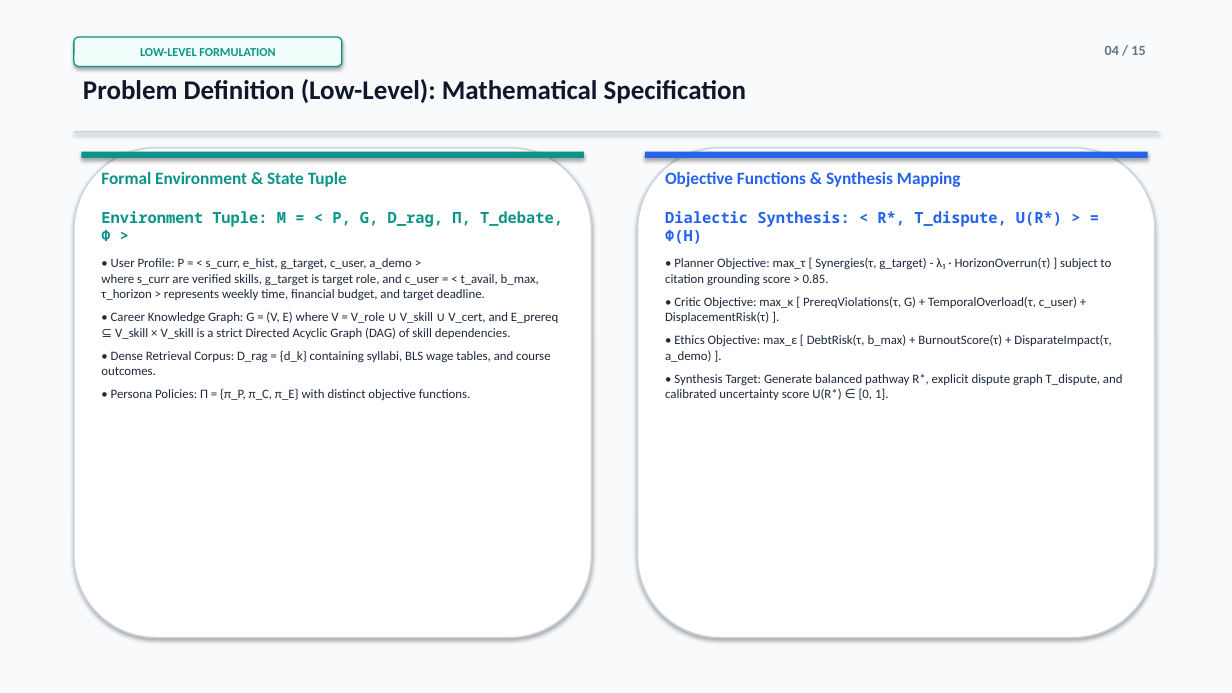
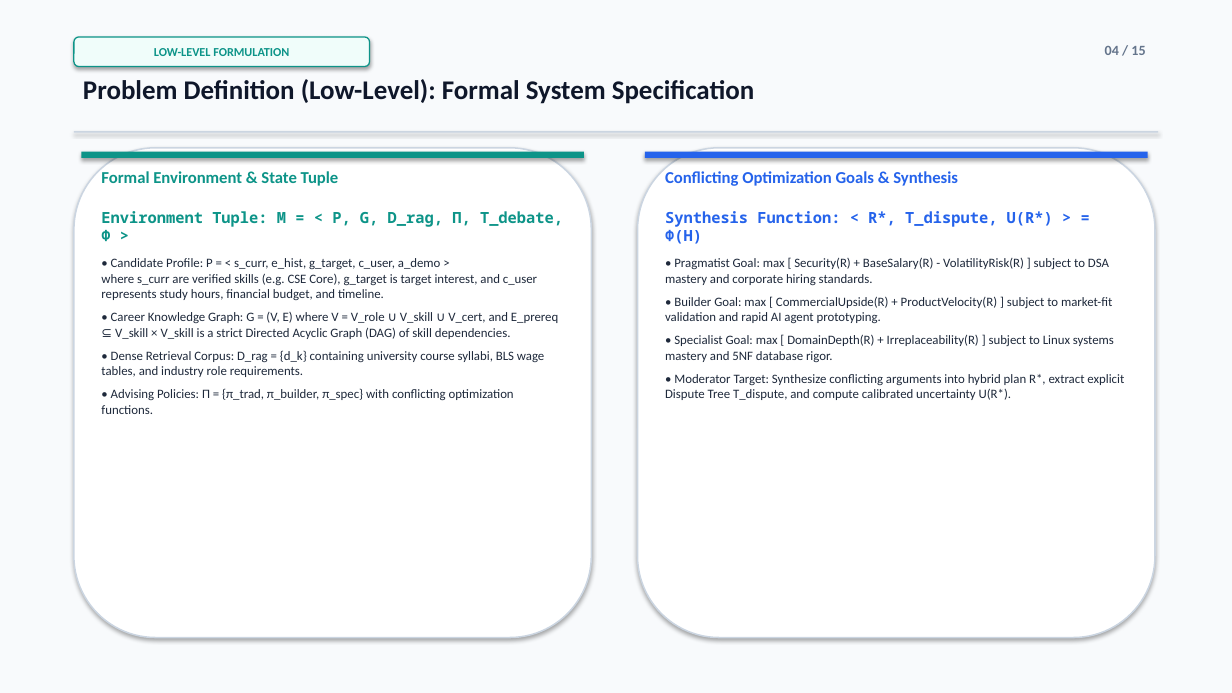
Before and after one commit to parth2024-tech/rai-project, a slide deck: slide 4 of Final_Presentation.pptx. Drawn at 1232x693 pixels with LibreOffice and Linux fonts; fonts in the diff are those of the drawing. Boxes give left, top, right and bottom in pixels: in the first picture for what was removed or moved away, otherwise in the second. Text is boxed around its words. In the diff, an @@ line names an element or a change of style, - is before the commit and + after.

Commit message:
feat: synchronize personas, 5-stage debate loop, and flowcharts in Final_Presentation.pptx

```diff
--- a/Final_Presentation.pptx
+++ b/Final_Presentation.pptx
@@ rounded rectangle "LOW-LEVEL FORMULATION": place and size @@
-rounded rectangle "LOW-LEVEL FORMULATION" at (74,37,342,67)
+rounded rectangle "LOW-LEVEL FORMULATION" at (74,37,370,67)
@@ text at (83,79,754,104): text changed @@
-Problem Definition (Low-Level): Mathematical Specification
+Problem Definition (Low-Level): Formal System Specification
@@ text "Formal Environment & State Tuple" at (101,171,339,186): size 13.5 to 13 pt @@
@@ text at (665,171,958,186): text changed; size 13.5 to 13 pt @@
-Objective Functions & Synthesis Mapping
+Conflicting Optimization Goals & Synthesis
@@ text at (665,211,1124,400): text changed @@
-Dialectic Synthesis: < R*, T_dispute, U(R*) > = Φ(H)
-• Planner Objective: max_τ [ Synergies(τ, g_target) - λ₁ · HorizonOverrun(τ) ] subject to citation grounding score > 0.85.
-• Critic Objective: max_κ [ PrereqViolations(τ, G) + TemporalOverload(τ, c_user) + DisplacementRisk(τ) ].
-• Ethics Objective: max_ε [ DebtRisk(τ, b_max) + BurnoutScore(τ) + DisparateImpact(τ, a_demo) ].
-• Synthesis Target: Generate balanced pathway R*, explicit dispute graph T_dispute, and calibrated uncertainty score U(R*) ∈ [0, 1].
+Synthesis Function: < R*, T_dispute, U(R*) > = Φ(H)
+• Pragmatist Goal: max [ Security(R) + BaseSalary(R) - VolatilityRisk(R) ] subject to DSA mastery and corporate hiring standards.
+• Builder Goal: max [ CommercialUpside(R) + ProductVelocity(R) ] subject to market-fit validation and rapid AI agent prototyping.
+• Specialist Goal: max [ DomainDepth(R) + Irreplaceability(R) ] subject to Linux systems mastery and 5NF database rigor.
+• Moderator Target: Synthesize conflicting arguments into hybrid plan R*, extract explicit Dispute Tree T_dispute, and compute calibrated uncertainty U(R*).
@@ text at (101,258,537,300): text changed @@
-• User Profile: P = < s_curr, e_hist, g_target, c_user, a_demo >
-where s_curr are verified skills, g_target is target role, and c_user = < t_avail, b_max, τ_horizon > represents weekly time, financial budget, and target deadline.
+• Candidate Profile: P = < s_curr, e_hist, g_target, c_user, a_demo >
+where s_curr are verified skills (e.g. CSE Core), g_target is target interest, and c_user represents study hours, financial budget, and timeline.
@@ text at (101,350,544,414): text changed @@
-• Dense Retrieval Corpus: D_rag = {d_k} containing syllabi, BLS wage tables, and course outcomes.
-• Persona Policies: Π = {π_P, π_C, π_E} with distinct objective functions.
+• Dense Retrieval Corpus: D_rag = {d_k} containing university course syllabi, BLS wage tables, and industry role requirements.
+• Advising Policies: Π = {π_trad, π_builder, π_spec} with conflicting optimization functions.
```
Also in this commit, not shown: 11 other slides changed, 3 slides added, 3 slides removed, 4 other files.
